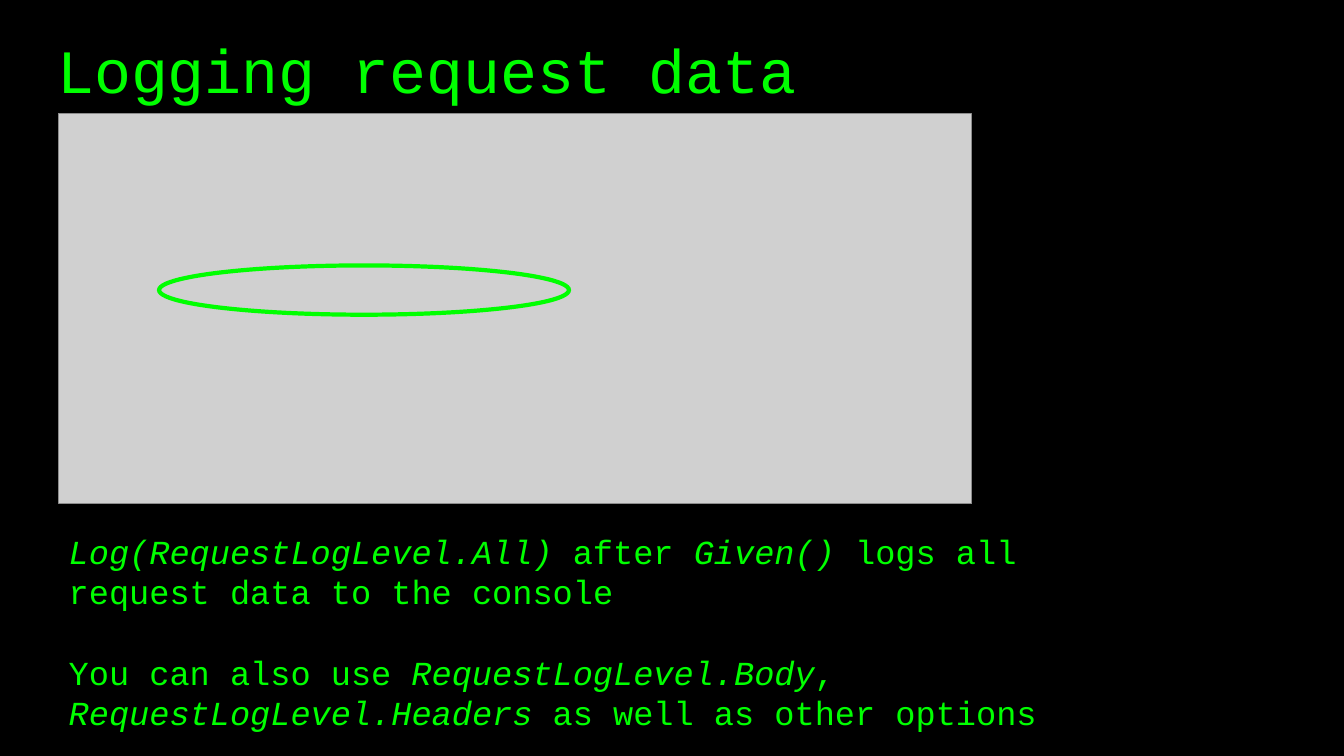
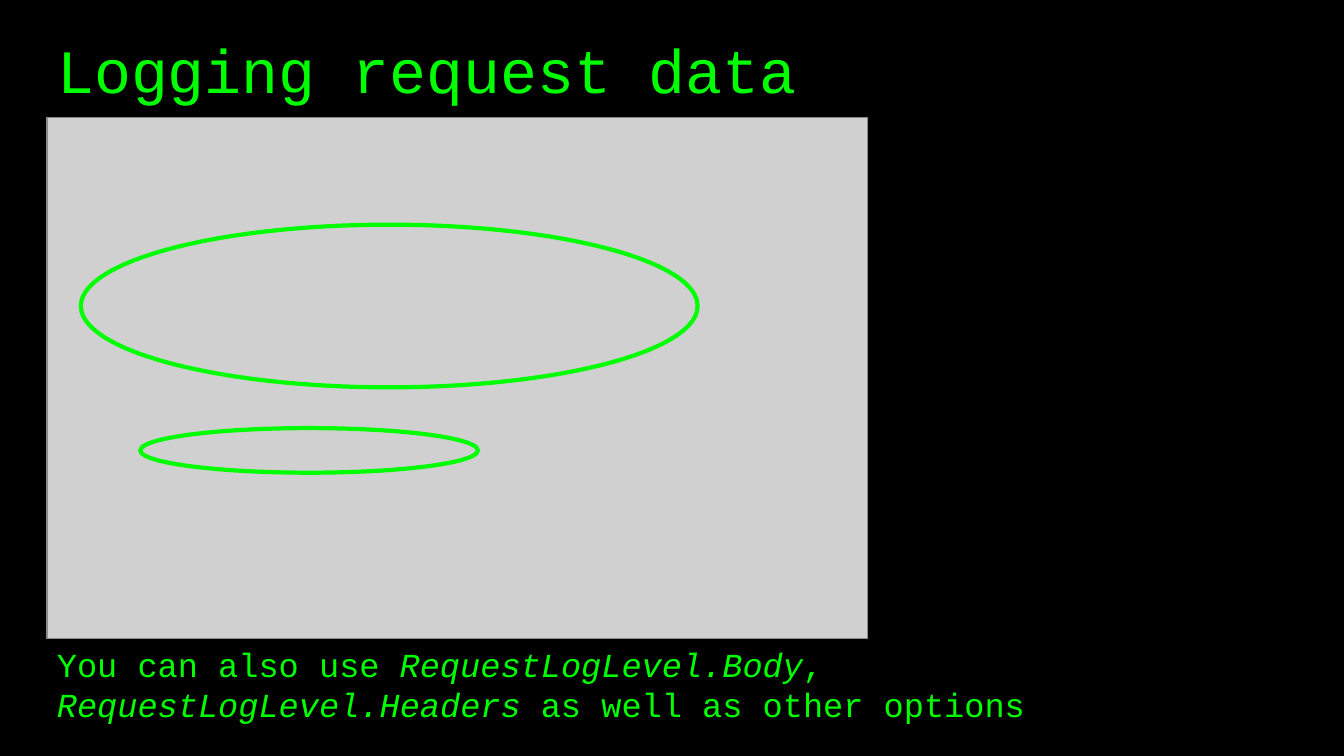
Before and after one commit to basdijkstra/rest-assured-net-workshop, a slide deck: slide 26 of RestAssuredNetWorkshop.pptx (slide 31 before the commit). Drawn at 1344x756 pixels with LibreOffice and Linux fonts; fonts in the diff are those of the drawing; grey boxes stand for pictures. Boxes give left, top, right and bottom in pixels: in the first picture for what was removed or moved away, otherwise in the second. Text is boxed around its words. In the diff, an @@ line names an element or a change of style, - is before the commit and + after.

```diff
--- a/RestAssuredNetWorkshop.pptx
+++ b/RestAssuredNetWorkshop.pptx
@@ picture: place and size @@
-picture at [58,114,972,504]
+picture at [47,117,868,639]
@@ ellipse: place and size @@
-ellipse at [159,265,570,315]
+ellipse at [81,225,698,387]
@@ ellipse added at [140,429,478,473], outline #00FF00 3 pt @@
@@ text at [69,539,1017,611]: paragraph removed @@
-Log(RequestLogLevel.All) after Given() logs all request data to the console
@@ text "You can also use RequestLogLevel.Body, ...": place and size @@
-text "You can also use RequestLogLevel.Body, ..." at [69,539,1036,732]
+text "You can also use RequestLogLevel.Body, ..." at [57,652,1025,724]
```
Also in this commit, not shown: 17 other slides changed, 12 slides added, 6 slides removed, 2 other files.
